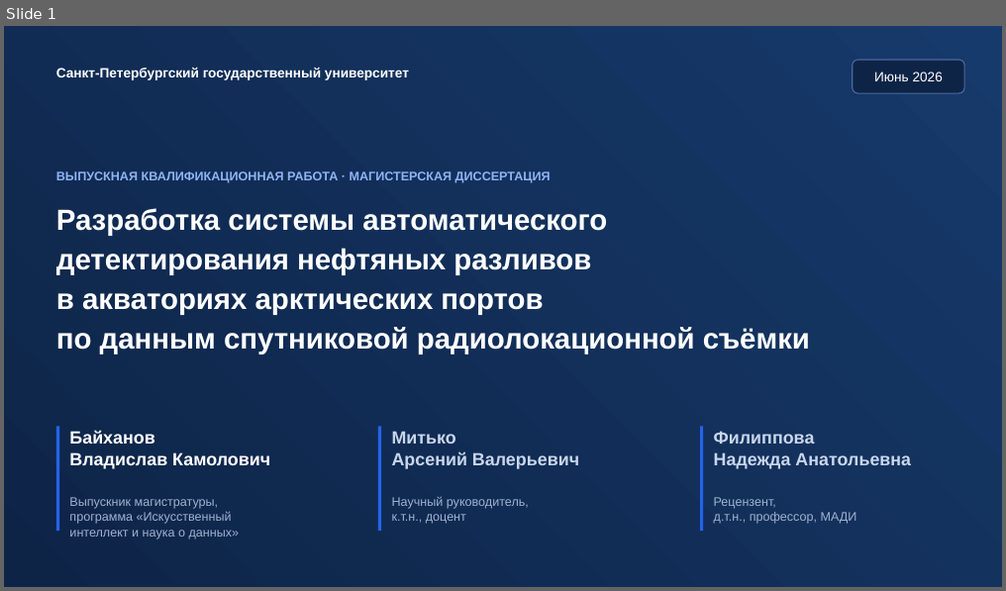
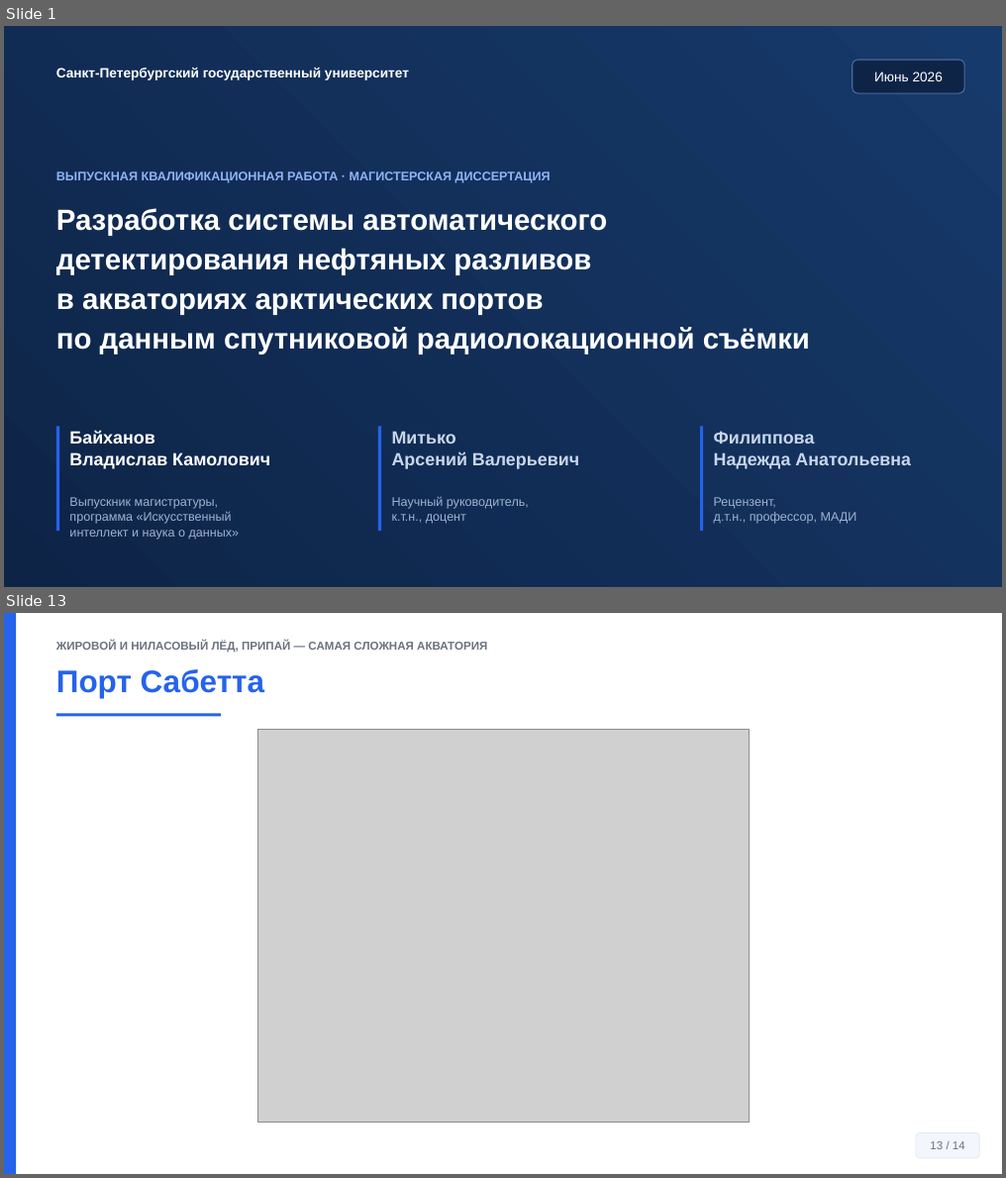
Before and after one commit to Confucius-hub/spbu_db_hw, a slide deck: thesis/vkr_final/Презентация_Финал_Байханов_2026.pptx. Shown one above the other, each under a label of ours: slide 1 before the commit, slides 1 and 13 after it; the slides between them are not shown. The pictures are 1006x591 and 1006x1178 pixels, drawn with LibreOffice and Linux fonts; fonts in the diff are those of the drawing; grey boxes stand for pictures. Boxes give left, top, right and bottom in pixels: in the first picture for what was removed or moved away, otherwise in the second. Text is boxed around its words. In the diff, an @@ line names an element or a change of style, - is before the commit and + after.

```diff
--- a/thesis/vkr_final/Презентация_Финал_Байханов_2026.pptx
+++ b/thesis/vkr_final/Презентация_Финал_Байханов_2026.pptx
@@ slide 13 added at <box>4,613,1002,1174</box>, background #FFFFFF @@
@@ rectangle added at <box>4,613,16,1174</box>, fill #2563EB @@
@@ text added at <box>56,641,487,652</box>, 11 pt, text #6B7280, bold @@
+ЖИРОВОЙ И НИЛАСОВЫЙ ЛЁД, ПРИПАЙ — САМАЯ СЛОЖНАЯ АКВАТОРИЯ
@@ text added at <box>56,669,264,698</box>, 30 pt, text #2563EB, bold @@
+Порт Сабетта
@@ rectangle added at <box>56,713,221,716</box>, fill #2563EB @@
@@ picture added at <box>257,729,748,1122</box> @@
@@ rounded rectangle added at <box>916,1134,979,1158</box>, fill #F3F6FC, outline #E2E8F0 0.75 pt, 11 pt, text #6B7280 @@
+13 / 14
```
Also in this commit, not shown: 16 slides changed, 2 other slides added, 1 slide removed, 5 other files.
